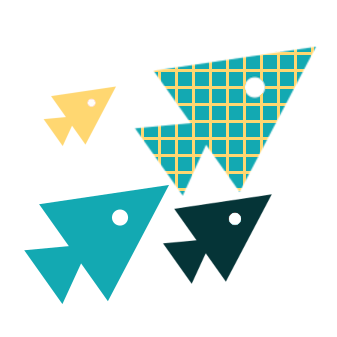
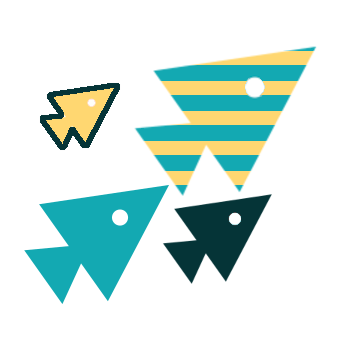
Comparing the layer stacks of the two 337×337 images. Changes:
painted on "Pasted Layer #2" over bbox(139, 46, 315, 191)
added layer "Layer" above "Pasted Layer" over bbox(40, 83, 120, 150)
